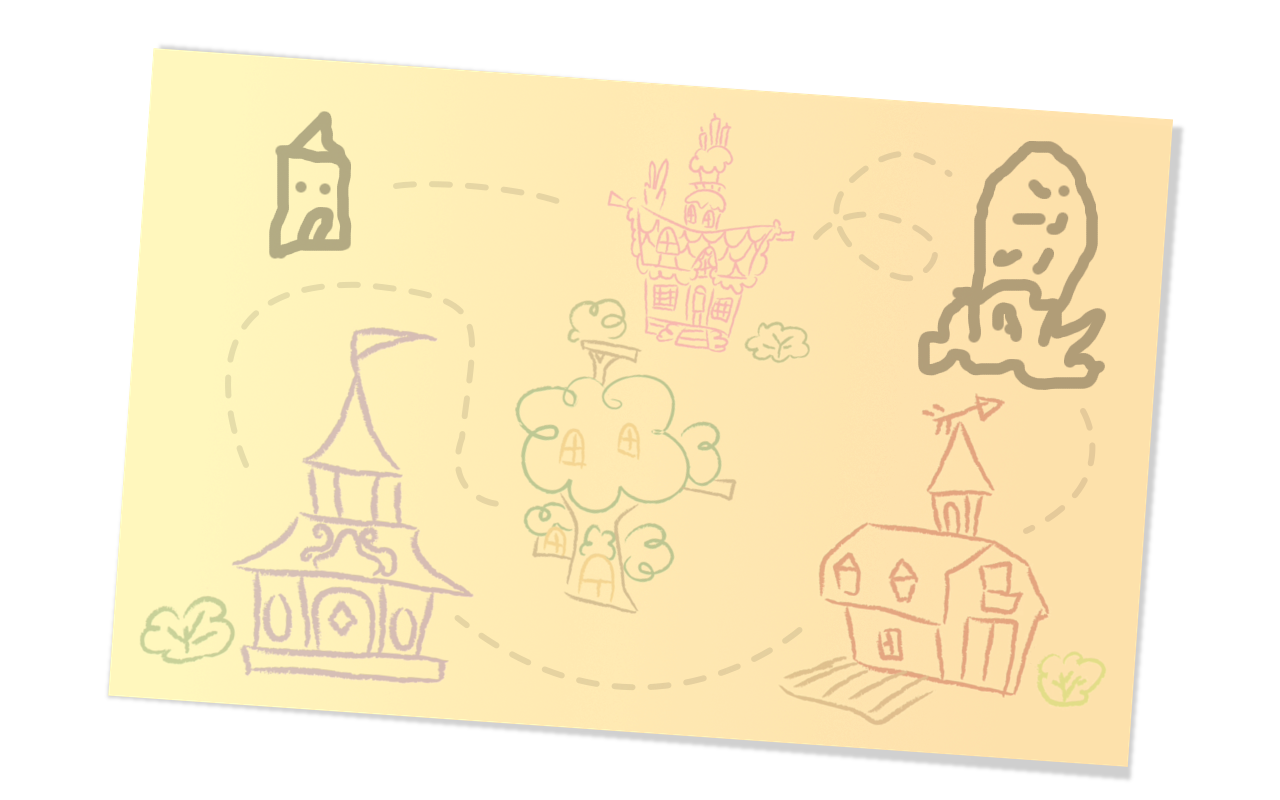
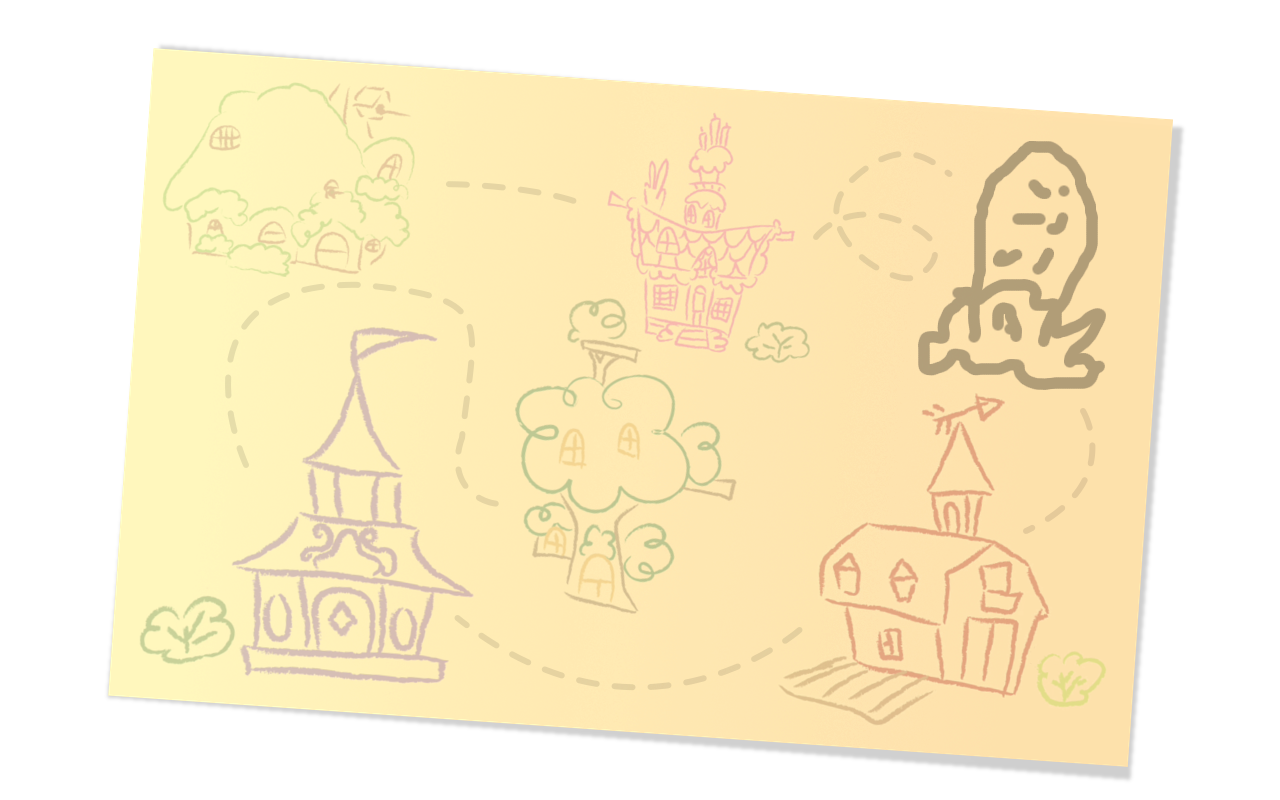
Layered file, before and after one edit (1280px x 800px). Changes by layer:
painted on "Nowa warstwa#5" over [393, 181, 577, 204]
removed layer "Oderwana warstwa" (was 30%) over [269, 111, 352, 259]
added layer "Wklejona warstwa #2" (30%) above "Wklejona warstwa #1" over [162, 82, 416, 277]
